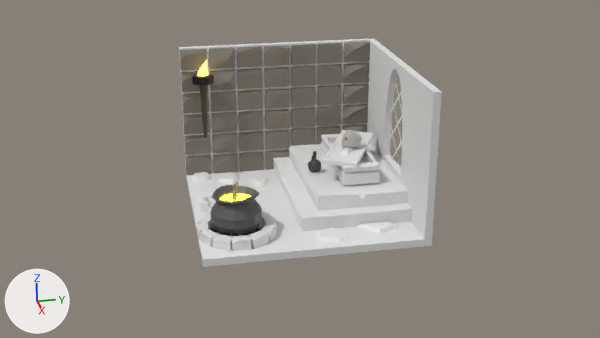
What one commit did to the Blender file Production/3D Files/witch tavern4.blend.
Both versions are drawn from the file's camera 'Camera'. Arrows for +X, +Y and +Z are at lower left; the lights stay in place.

Names of what the first picture shows: 'Icosphere', 'MAIN ', 'MAIN .001', 'Plane', 'Plane.001', 'Roundcube.001', 'Vert.001', 'fire', 'fireplace', 'fireplace.001', 'fireplace.002', 'fireplace.003', 'fireplace.004', 'fireplace.005', 'fireplace.006', 'fireplace.007', 'fireplace.011', 'pot', 'wall', 'wall.001'.
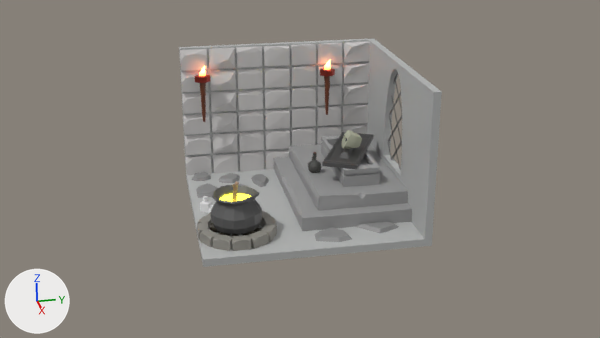
What differs and where, as boxes (x1, y1, x2, y2) in the pictures (600 x 338 px):
'MAIN ', recoloured (white to grey)
    both: (179, 38, 442, 267)
'wall.001', recoloured
    both: (180, 41, 370, 155)
'MAIN .001', recoloured (white to grey)
    both: (273, 144, 412, 231)
'wall', recoloured
    both: (185, 150, 289, 175)
'Vert.001', recoloured (white to grey)
    both: (192, 172, 399, 242)
'Plane', recoloured, moved
    before: (321, 134, 380, 186)
    after: (321, 136, 380, 187)
'Plane.001', recoloured, moved
    before: (322, 130, 374, 167)
    after: (322, 132, 374, 169)
'Circle', rescaled (29% narrower, 26% shorter)
    before: (197, 74, 210, 138)
    after: (198, 75, 207, 122)
'fireplace.003', recoloured (white to grey)
    both: (232, 235, 251, 251)
'fireplace.002', recoloured (white to grey)
    both: (213, 234, 233, 251)
'fireplace.004', recoloured (white to grey)
    both: (247, 230, 269, 249)
'fireplace.001', recoloured (white to grey)
    both: (200, 229, 218, 247)
'fire', rescaled (30% narrower, 29% shorter)
    before: (192, 73, 214, 86)
    after: (195, 74, 210, 83)
'Roundcube.001', moved
    before: (308, 152, 321, 172)
    after: (308, 153, 321, 173)
'fireplace.005', recoloured
    both: (261, 224, 277, 242)
'Circle.001', added
    after: (323, 69, 332, 115)
'Icosphere', surface changed, rescaled (33% narrower, 39% shorter)
    before: (197, 60, 208, 77)
    after: (199, 66, 206, 76)
'fireplace', recoloured
    both: (197, 222, 209, 240)
'fireplace.011', recoloured
    both: (197, 215, 212, 229)
'fire.001', added
    after: (320, 68, 335, 77)
'fireplace.006', recoloured
    both: (264, 217, 277, 227)
'fireplace.007', recoloured
    both: (260, 211, 272, 227)
'Icosphere.001', added
    after: (324, 60, 331, 70)

The change, as a list of edits to the scene's bpy script:
```text
Change mat_material_004:
    remove # nodes: Emission, OutputMaterial
    remove # colours: orange #ffcd6c
    nodes: Emission, Mapping, OutputMaterial, TexCoord, TexGradient, ValToRGB
    colours: orange #ff4d1e, orange #ffa563
Change mat_wall_brick:
    mat_wall_brick.base_color: (0.222, 0.202, 0.162) -> (0.635, 0.618, 0.611)  # grey #827c70 -> light grey #d1cecd
Change me_plane:
    where me_plane.from_pydata(...)  # 14 vertices, 12 faces; spans x -1.0..1.0, y -1.0..1.0, z 0.0..1.4
    add me_plane.materials.append(mat_wall)  # grey #b8b9b8
Change me_plane_003:
    where me_plane_003.from_pydata(...)  # 66 vertices, 56 faces; spans x -0.93..0.6, y -0.08..0.93, z 0.07..0.33
    add me_plane_003.materials.append(mat_material_012)  # grey #9a9a9a
Change me_vert_001:
    where me_vert_001.from_pydata(...)  # 99 vertices, 64 faces, 1 loose edge; spans x -4.46..4.81, y -4.85..3.92, z 0.23..0.51
    add me_vert_001.materials.append(mat_material_006)  # grey #8a8a8a
Change me_cube:
    where me_cube.from_pydata(...)  # 40 vertices, 28 faces; spans x -1.0..1.0, y -1.0..1.0, z -1.0..1.0
    add me_cube.materials.append(mat_material_011)  # grey #908e87
Change me_plane_006:
    where me_plane_006.from_pydata(...)  # 36 vertices, 34 faces; spans x -1.0..1.0, y -1.0..1.0, z 0.0..0.87
    add me_plane_006.materials.append(mat_material_009)  # grey #9e9e9e
Change me_plane_007:
    where me_plane_007.from_pydata(...)  # 24 vertices, 22 faces; spans x -1.0..1.0, y -1.0..1.0, z 0.0..0.3
    add me_plane_007.materials.append(mat_material_007)  # grey #757575
Change ob_fire:
    ob_fire.scale: (0.743, 0.743, 0.743) -> (0.555, 0.555, 0.555)
Change ob_icosphere:
    ob_icosphere.scale: (0.25, 0.25, 0.25) -> (0.208, 0.208, 0.208)
Change ob_plane:
    ob_plane.location: (-0.84, 2.71, 1.68) -> (-0.84, 2.71, 1.58)
Change ob_plane_001:
    ob_plane_001.location: (-0.83, 2.71, 2.54) -> (-0.83, 2.71, 2.45)
Change ob_roundcube_001:
    ob_roundcube_001.location: (-0.59, 0.95, 1.92) -> (-0.59, 0.95, 1.89)
Add ob_icosphere_001:
    ob_icosphere_001 = bpy.data.objects.new('Icosphere.001', me_icosphere_001.copy())  # the mesh of ob_icosphere
    ob_icosphere_001.parent = ob_fire_001
    ob_icosphere_001.location = (-4.093, -3.578, 5.768)
    ob_icosphere_001.scale = (0.208, 0.208, 0.208)
Add ob_fire_001:
    ob_fire_001 = bpy.data.objects.new('fire.001', me_vert.copy())  # the mesh of ob_fire; modifiers SKIN
    ob_fire_001.location = (-4.66, 2.33, 5.55)
    ob_fire_001.scale = (0.555, 0.555, 0.555)
Add ob_circle_001:
    ob_circle_001 = bpy.data.objects.new('Circle.001', me_circle.copy())  # the mesh of ob_circle; modifiers SOLIDIFY
    ob_circle_001.parent = ob_fire_001
    ob_circle_001.location = (-4.097, -3.587, 5.552)
    ob_circle_001.scale = (0.419, 0.419, 0.419)
```
